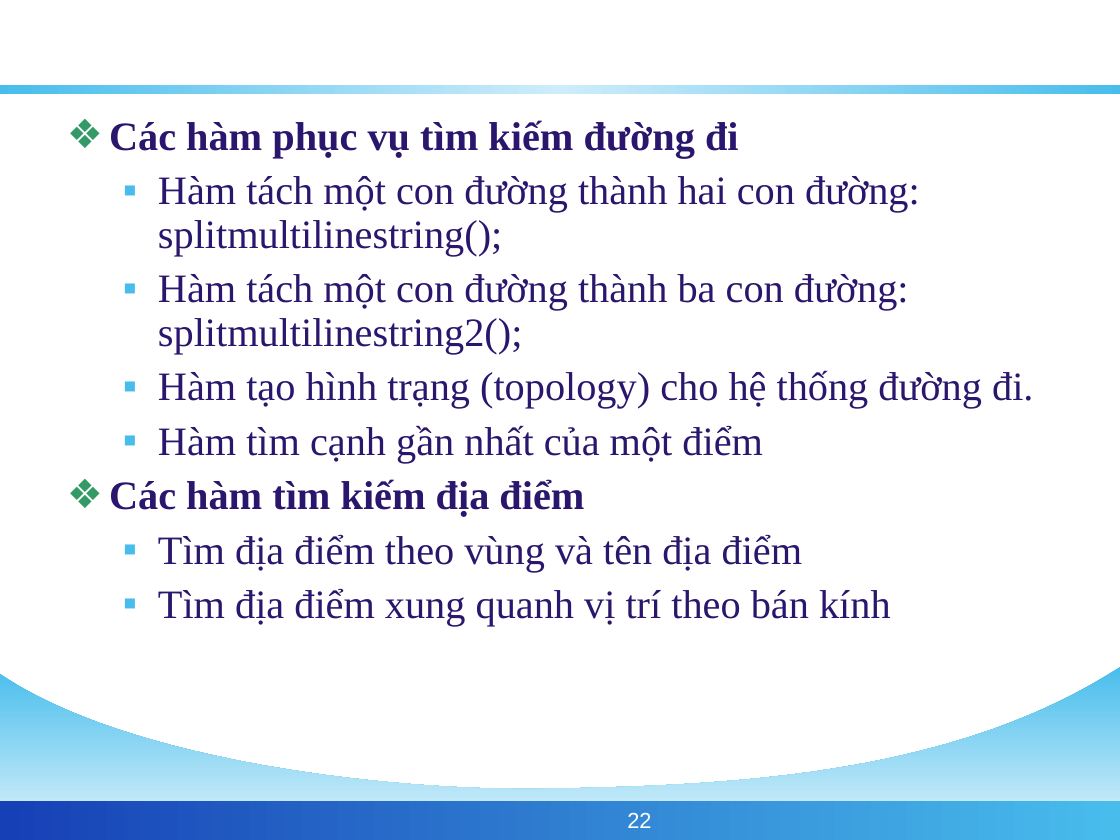
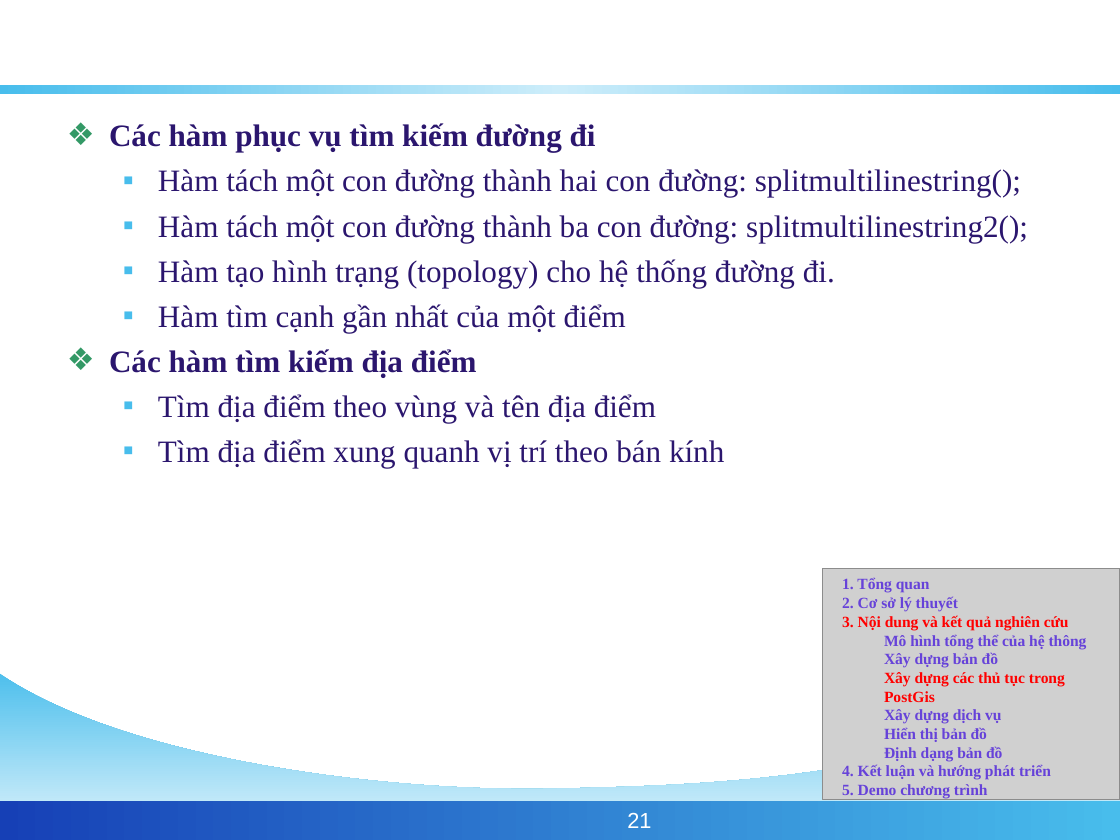
Before and after one commit to phamngsinh/cantho-webgis, a slide deck: slide 21 of Document/Bao Cao/BaoCaoLuanVan.ppt (slide 22 before the commit). Drawn at 1120x840 pixels with LibreOffice and Linux fonts; fonts in the diff are those of the drawing; grey boxes stand for pictures; background and template pictures are left out. Boxes give left, top, right and bottom in pixels: in the first picture for what was removed or moved away, otherwise in the second. Text is boxed around its words. In the diff, an @@ line names an element or a change of style, - is before the commit and + after.

```diff
--- a/Document/Bao Cao/BaoCaoLuanVan.ppt
+++ b/Document/Bao Cao/BaoCaoLuanVan.ppt
@@ text "Các hàm phục vụ tìm ..." at [109,123,1028,468]: size 25.9 to 20 pt; line spacing 0.9 to 1; less space between paragraphs @@
@@ picture added at [822,569,1120,800] @@
@@ text added at [842,578,1087,799], 10 pt, text #6642D9, bold @@
+1. Tổng quan
+2. Cơ sở lý thuyết
+3. Nội dung và kết quả nghiên cứu
+Mô hình tổng thể của hệ thông
+Xây dựng bản đồ
+Xây dựng các thủ tục trong PostGis
+Xây dựng dịch vụ
+Hiển thị bản đồ
+Định dạng bản đồ
+4. Kết luận và hướng phát triển
+5. Demo chương trình
@@ page number at [627,813,651,828]: text changed @@
-22
+21
```
Also in this commit, not shown: 23 other slides changed, 1 slide added, 1 slide removed.
